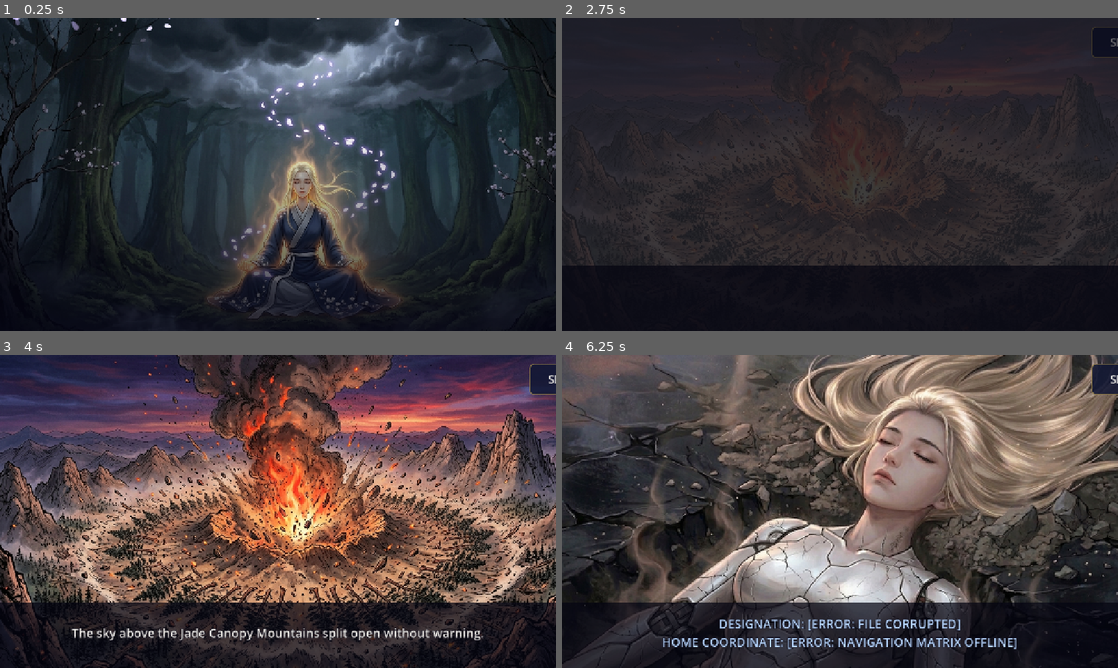
Above: before the commit, frames 1-4 (two rows, left to right).
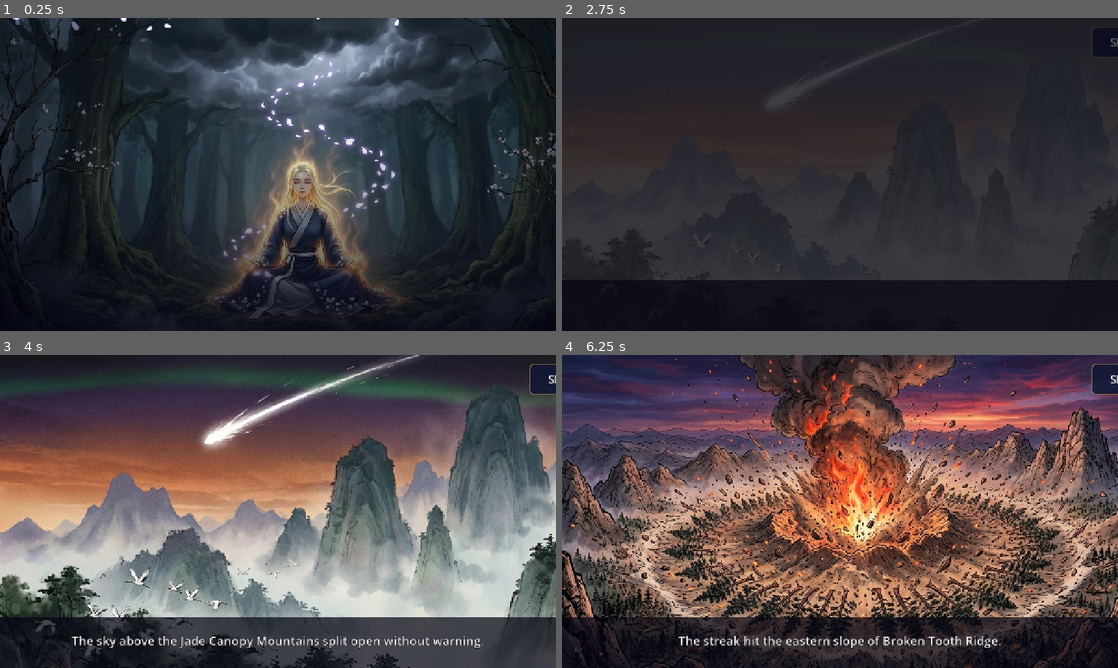
Above: after the commit, the same moments.

Repository: haxdev-org/petal-of-the-void
Game: Godot game, scene res://scenes/title/title.tscn
Same seed, same stepped clock (60 frames per second), same inputs: the game is played once before the commit and once after it.
Inputs (mouse positions are in pixels of both pictures, inside the frame that each line leads up to):
- Up to frame 1 (0.25 s): no input
- Up to frame 2 (2.75 s): move the mouse to (962, 158) at 0.52 s; hold D (move_right) 0.53-1.25 s; click (962, 158) at 0.67 s; drag from (728, 190) to (812, 237) at 1.27 s; click "New Game" at 2 s
- Up to frame 3 (4 s): move the mouse to (278, 511) at 2.77 s; hold D (move_right) 2.78-3.5 s; click (278, 511) at 2.92 s; drag from (250, 574) to (111, 464) at 3.52 s
- Up to frame 4 (6.25 s): move the mouse to (1006, 558) at 4.27 s; hold A (move_left) 4.28-5 s; drag from (673, 464) to (756, 433) at 5.02 s; move the mouse to (867, 511) at 5.77 s; hold S (move_down) from 5.78 s (still down); click (867, 511) at 5.92 s

The runs differ from the first frame. In frame 2, 5.9% of the frame differs, in the area x 0-100%, y 3-84%; in frame 3, 84%, in the area x 0-100%, y 0-100%; in frame 4, 80%.

Commit message:
Add second batch of Chapter One art and renumber the chapter in story order
- Move the 10 new uploads from the repo root into art/story/chapter-01 and
  renumber all 21 panels 01-21 in story order (upload timestamps matched the
  chapter). No duplicates: no byte-identical files, and a perceptual-hash
  comparison against all existing art found no near-copies.
- Intro now runs 8 panels (falling star to leaving the crater) with captions
  from the chapter; gentler zoom and adjusted crops on panels with text in
  the art so it stays on screen.
- Game copies are WebP (11 MB -> 1.7 MB).
- Capture tool can advance the intro to check later panels.

Co-Authored-By: Claude Opus 5.5 <noreply@anthropic.com>
Claude-Session: https://claude.ai/code/session_015X9oYBrFGCoimu3Zx313mn

Diff:
--- a/game/scenes/story/intro.gd
+++ b/game/scenes/story/intro.gd
@@ -5,18 +5,25 @@
 const DIR := "res://assets/story/chapter-01/"
 
 ## Each panel: image, crop region (drops letterbox bars and the watermark),
-## caption, and whether the caption is Baihua's diagnostic voice.
+## caption, and whether the caption is Baihua's diagnostic voice. Panels with
+## text drawn into the art use a gentler "zoom" so the text stays on screen.
 const PANELS := [
-	{ "image": "01-impact-on-broken-tooth-ridge.png", "region": Rect2(0, 0, 1300, 710),
+	{ "image": "01-falling-star-over-the-jade-canopy.webp", "region": Rect2(0, 0, 1300, 710),
 	  "text": "The sky above the Jade Canopy Mountains split open without warning.", "diagnostic": false },
-	{ "image": "02-waking-in-the-crater.png", "region": Rect2(0, 0, 1300, 710),
-	  "text": "DESIGNATION: [ERROR: FILE CORRUPTED]\nHOME COORDINATE: [ERROR: NAVIGATION MATRIX OFFLINE]", "diagnostic": true },
-	{ "image": "03-rising-from-the-glass.png", "region": Rect2(0, 0, 1300, 710),
-	  "text": "Structural integrity: 91%. Cognitive core: stable. Fusion core output: nominal.\nMemory architecture: severe damage.", "diagnostic": true },
-	{ "image": "04-dimensional-displacement-confirmed.png", "region": Rect2(0, 96, 1270, 610),
-	  "text": "Dimensional displacement confirmed. She did not know how she knew this.", "diagnostic": false },
-	{ "image": "05-leaving-the-crater.png", "region": Rect2(0, 24, 1300, 686),
-	  "text": "Dimensional variance high. Treat all data as provisional.\nShe began walking north.", "diagnostic": true },
+	{ "image": "02-impact-on-broken-tooth-ridge.webp", "region": Rect2(0, 0, 1300, 710),
+	  "text": "The streak hit the eastern slope of Broken Tooth Ridge.", "diagnostic": false },
+	{ "image": "03-waking-in-the-crater.webp", "region": Rect2(0, 0, 1300, 710),
+	  "text": "At the center of the glass, half-buried in scorched earth, a girl lay on her back with her eyes closed.", "diagnostic": false },
+	{ "image": "04-internal-query-designation-corrupted.webp", "region": Rect2(84, 0, 1250, 703), "zoom": 1.02,
+	  "text": "She ran an internal query.", "diagnostic": false },
+	{ "image": "05-rising-from-the-glass.webp", "region": Rect2(0, 0, 1300, 710),
+	  "text": "4.3 tonnes of compacted sediment across her dorsal chassis.\nHer limbs could move beneath it if she chose to move them.", "diagnostic": true },
+	{ "image": "06-dimensional-displacement-confirmed.webp", "region": Rect2(0, 96, 1270, 610),
+	  "text": "She did not know how she knew this.", "diagnostic": false },
+	{ "image": "07-system-check-integrity-91.webp", "region": Rect2(40, 60, 1260, 700), "zoom": 1.02,
+	  "text": "Not memory. Something deeper, something that had survived whatever had destroyed everything else.", "diagnostic": false },
+	{ "image": "08-leaving-the-crater.webp", "region": Rect2(0, 24, 1300, 686),
+	  "text": "North was away from the crater. Away from the impact.\nShe began walking.", "diagnostic": false },
 ]
 
 var _index := -1
@@ -33,14 +40,14 @@
 	var band := ColorRect.new()
 	band.color = Color(0.02, 0.02, 0.07, 0.72)
 	band.set_anchors_and_offsets_preset(Control.PRESET_BOTTOM_WIDE)
-	band.offset_top = -150
+	band.offset_top = -118
 	band.mouse_filter = Control.MOUSE_FILTER_IGNORE
 	add_child(band)
 
 	_caption = Label.new()
 	_caption.set_anchors_and_offsets_preset(Control.PRESET_BOTTOM_WIDE)
-	_caption.offset_top = -140
-	_caption.offset_bottom = -20
+	_caption.offset_top = -112
+	_caption.offset_bottom = -12
 	_caption.offset_left = 60
 	_caption.offset_right = -60
 	_caption.horizontal_alignment = HORIZONTAL_ALIGNMENT_CENTER
@@ -70,7 +77,9 @@
 		_finish()
 		return
 	var panel: Dictionary = PANELS[_index]
-	_art.show_image(DIR + panel.image, panel.region, 9.0, 1.1, Vector2(-15 if _index % 2 else 15, -10))
+	var zoom: float = panel.get("zoom", 1.1)
+	var drift := Vector2(-15 if _index % 2 else 15, -10) if zoom > 1.05 else Vector2.ZERO
+	_art.show_image(DIR + panel.image, panel.region, 9.0, zoom, drift)
 	_art.modulate.a = 0.0
 	_art.create_tween().tween_property(_art, "modulate:a", 1.0, 0.7)
 	_caption.text = panel.text
--- a/game/scenes/title/title.gd
+++ b/game/scenes/title/title.gd
@@ -1,7 +1,7 @@
 extends Control
 ## Title screen over the cultivation key art, with drifting petals.
 
-const KEY_ART := "res://assets/key-art/cultivation-violet-petals.png"
+const KEY_ART := "res://assets/key-art/cultivation-violet-petals.webp"
 ## Crop out the watermark in the bottom-right corner.
 const KEY_ART_REGION := Rect2(0, 0, 1300, 710)
 
--- a/game/tools/capture.gd
+++ b/game/tools/capture.gd
@@ -5,6 +5,8 @@
 const SHOTS := [
 	{ "scene": SceneRouter.TITLE, "wait": 2.5, "name": "01-title" },
 	{ "scene": SceneRouter.INTRO, "wait": 3.5, "name": "02-intro" },
+	{ "scene": SceneRouter.INTRO, "wait": 3.5, "name": "02b-intro-panel-4", "advance": 3 },
+	{ "scene": SceneRouter.INTRO, "wait": 3.5, "name": "02c-intro-panel-7", "advance": 6 },
 	{ "scene": SceneRouter.FIELD, "wait": 2.5, "name": "03-field" },
 	{ "scene": SceneRouter.BATTLE, "wait": 5.0, "name": "04-battle", "encounter": &"ridge_wolves" },
 	{ "scene": SceneRouter.BATTLE, "wait": 5.0, "name": "05-battle-bear", "encounter": &"ridge_bear" },
@@ -27,6 +29,10 @@
 		GameState.pending_encounter = { "id": shot.get("encounter", &"ridge_wolves") }
 		get_tree().change_scene_to_file(shot.scene)
 		await get_tree().create_timer(shot.wait).timeout
+		for i in shot.get("advance", 0):
+			get_tree().current_scene._next()
+		if shot.has("advance"):
+			await get_tree().create_timer(3.0).timeout
 		if shot.has("stellar"):
 			# Force the player's turn into a Stellar Discharge to preview the effect.
 			var battle := get_tree().current_scene
Binary file removed: game/assets/key-art/cultivation-violet-petals.png
Binary file added: game/assets/key-art/cultivation-violet-petals.webp
Not shown, changed: game/assets/key-art/cultivation-violet-petals.webp.import
Binary file added: game/assets/story/chapter-01/01-falling-star-over-the-jade-canopy.webp
Not shown, added: game/assets/story/chapter-01/01-falling-star-over-the-jade-canopy.webp.import
Binary file removed: game/assets/story/chapter-01/01-impact-on-broken-tooth-ridge.png
Binary file added: game/assets/story/chapter-01/02-impact-on-broken-tooth-ridge.webp
Not shown, changed: game/assets/story/chapter-01/02-impact-on-broken-tooth-ridge.webp.import
Binary file removed: game/assets/story/chapter-01/02-waking-in-the-crater.png
Binary file removed: game/assets/story/chapter-01/03-rising-from-the-glass.png
Binary file added: game/assets/story/chapter-01/03-waking-in-the-crater.webp
Not shown, changed: game/assets/story/chapter-01/03-waking-in-the-crater.webp.import
(and 34 more such lines)
